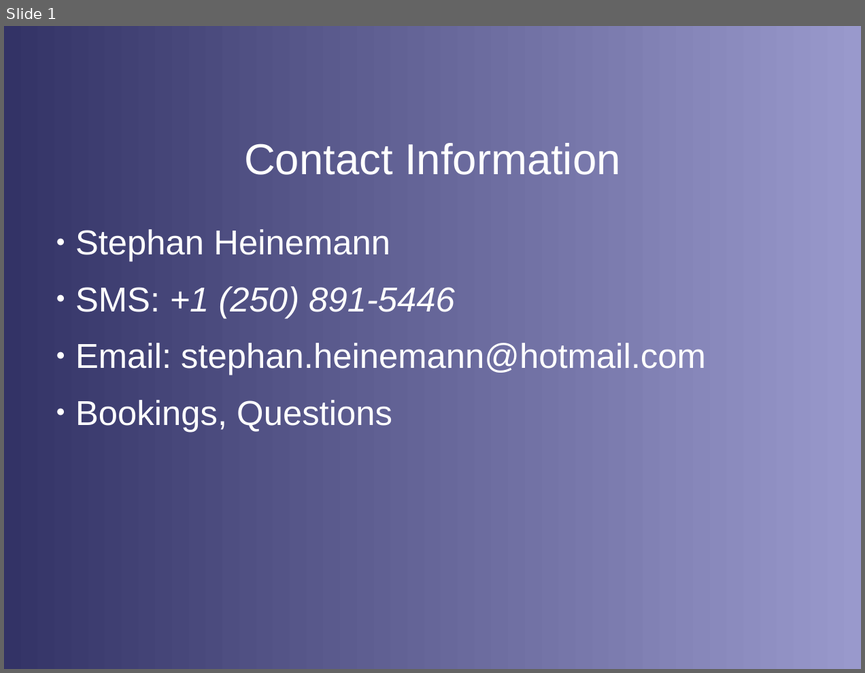
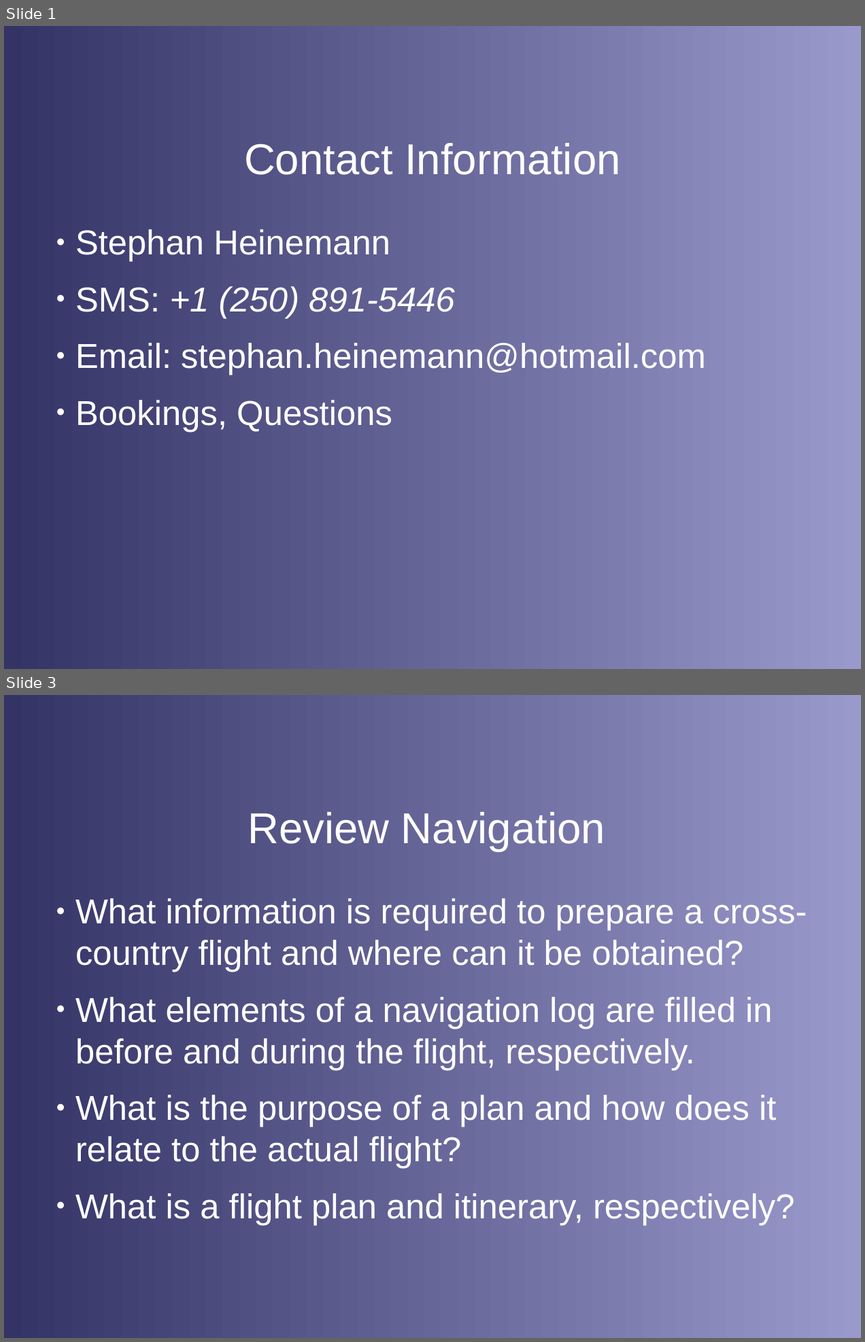
Before and after one commit to stephanheinemann/flight, a slide deck: FI/Navigation/Navigation.odp. Shown one above the other, each under a label of ours: slide 1 before the commit, slides 1 and 3 after it; the slides between them are not shown. The pictures are 865x673 and 865x1342 pixels, drawn with LibreOffice and Linux fonts; fonts in the diff are those of the drawing; background and template pictures are left out. Boxes give left, top, right and bottom in pixels: in the first picture for what was removed or moved away, otherwise in the second. Text is boxed around its words. In the diff, an @@ line names an element or a change of style, - is before the commit and + after.

Commit message:
extended navigation presentation

```diff
--- a/FI/Navigation/Navigation.odp
+++ b/FI/Navigation/Navigation.odp
@@ slide 3 added at (4,695,861,1338), background gradient #333366 to #9999CC @@
@@ title added at (247,812,605,851), 40 pt, text #FFFFFF @@
+Review Navigation
@@ text added at (75,898,806,1225), 32 pt, text #FFFFFF @@
+● What information is required to prepare a cross-country flight and where can it be obtained?
+● What elements of a navigation log are filled in before and during the flight, respectively.
+● What is the purpose of a plan and how does it relate to the actual flight?
+● What is a flight plan and itinerary, respectively?
```
Also in this commit, not shown: 1 slide changed, 1 other slide added, 2 slides removed, 2 other files.
